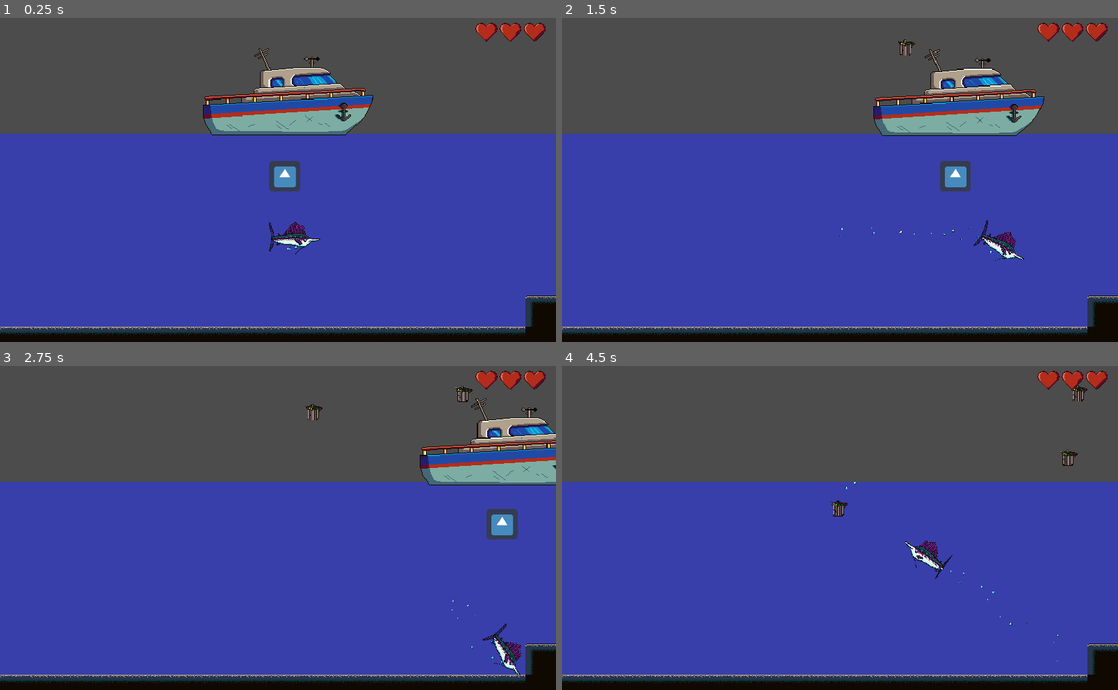
Above: before the commit, frames 1-4 (two rows, left to right).
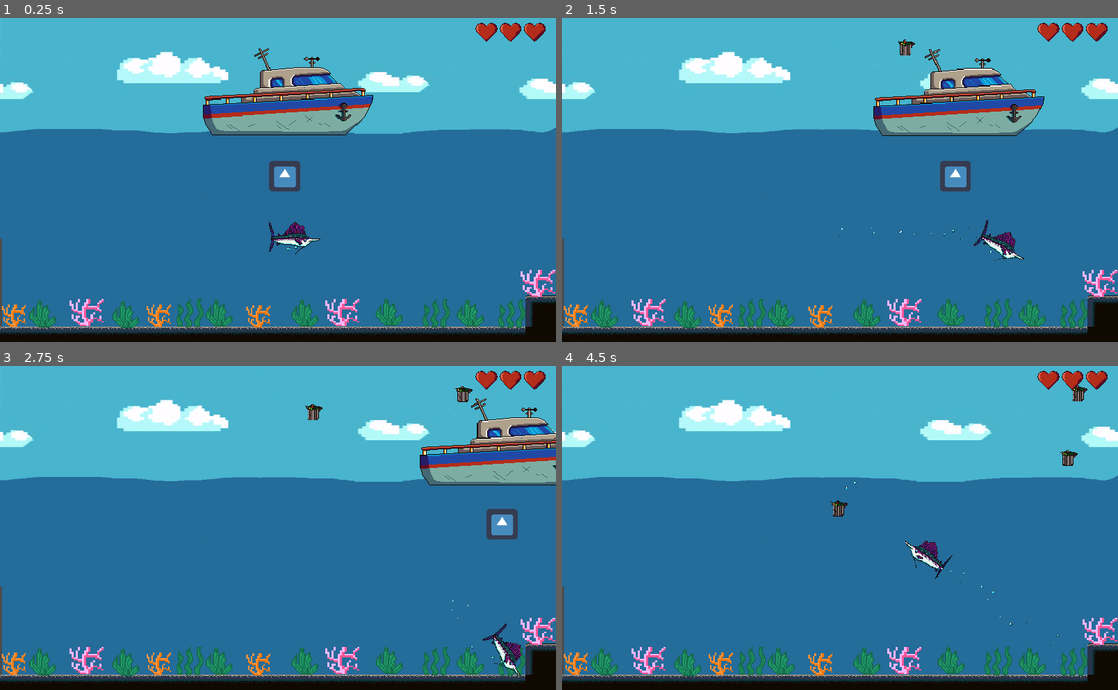
Above: after the commit, the same moments.

Repository: QuetzalSoftIndrustry/OperacionVela
Game: Godot game, scene res://Escenas/Prueba.tscn
Two runs of this game, one before a commit and one after it. Both use one fixed random seed, a clock stepped at 60 frames per second and the inputs below. The engine's default icon, where the game draws it, is replaced by a stand-in: a white triangle on a blue panel in a dark square.
Inputs:
- Up to frame 1 (0.25 s): no input
- Up to frame 2 (1.5 s): tap Enter (ui_accept) at 0.5, 0.77 s; hold D (Derecha) 0.53-1.28 s; hold S (Abajo) from 1.28 s (still down)
- Up to frame 3 (2.75 s): tap Enter (ui_accept) at 1.52 s; release S (Abajo) at 2.03 s; hold D (Derecha) from 2.03 s (still down)
- Up to frame 4 (4.5 s): release D (Derecha) at 2.78 s; hold W (Arriba) 2.78-3.53 s; tap Enter (ui_accept) at 3.02, 3.77 s; hold A (Izquierda) from 3.53 s (still down)

The runs differ from the first frame. In frame 1, 89% of the frame differs, in the area x 0-100%, y 0-96%; in frame 2, 89%; in frame 3, 89%; in frame 4, 94%.

Commit message:
Fondo de juego(talvez no el definitivo y decoracion )

Diff:
--- a/Escenas/Prueba.tscn
+++ b/Escenas/Prueba.tscn
@@ -7,6 +7,11 @@
 [ext_resource path="res://Tilemap/Suelo.tres" type="TileSet" id=5]
 [ext_resource path="res://Sprites/GameOver.png" type="Texture" id=6]
 [ext_resource path="res://Scripts/GameOverCanvasLayer.gd" type="Script" id=7]
+[ext_resource path="res://Sprites/Fondo_Mapa.png" type="Texture" id=8]
+[ext_resource path="res://Sprites/5a239241dd70f69.png" type="Texture" id=9]
+[ext_resource path="res://Sprites/Coral_naranja.png" type="Texture" id=10]
+[ext_resource path="res://Sprites/Alga_2.png" type="Texture" id=11]
+[ext_resource path="res://Sprites/Algal.png" type="Texture" id=12]
 
 [sub_resource type="Animation" id=1]
 resource_name = "GameOverAnimation"
@@ -67,11 +72,27 @@
 script = ExtResource( 3 )
 spr_vidas = ExtResource( 4 )
 
+[node name="Fondo_Mapa" type="Sprite" parent="."]
+position = Vector2( 576.612, 211.968 )
+scale = Vector2( 1.44, 1 )
+texture = ExtResource( 8 )
+
 [node name="fondo_agua" type="ColorRect" parent="."]
-margin_top = 240.0
-margin_right = 1152.0
-margin_bottom = 672.0
-color = Color( 0.223529, 0.25098, 0.67451, 1 )
+margin_left = 5.03967
+margin_top = 383.631
+margin_right = 1157.04
+margin_bottom = 815.631
+rect_scale = Vector2( 1, 0.64 )
+color = Color( 0.145098, 0.427451, 0.607843, 1 )
+__meta__ = {
+"_edit_use_anchors_": false
+}
+
+[node name="Cielo" type="ColorRect" parent="."]
+visible = false
+margin_right = 1148.0
+margin_bottom = 239.0
+color = Color( 0.317647, 0.819608, 0.964706, 1 )
 __meta__ = {
 "_edit_use_anchors_": false
 }
@@ -104,6 +125,8 @@
 modulate = Color( 0.992157, 0.992157, 0.992157, 1 )
 anchor_right = 1.0
 anchor_bottom = 1.0
+margin_top = 8.13889
+margin_bottom = 8.13892
 color = Color( 0, 0, 0, 0 )
 __meta__ = {
 "_edit_use_anchors_": false
@@ -115,10 +138,10 @@
 anchor_top = 0.5
 anchor_right = 0.5
 anchor_bottom = 0.5
-margin_left = -402.083
-margin_top = -183.143
-margin_right = 1043.92
-margin_bottom = 288.857
+margin_left = -405.08
+margin_top = -180.146
+margin_right = 1040.92
+margin_bottom = 291.854
 rect_scale = Vector2( 0.599739, 0.709361 )
 texture = ExtResource( 6 )
 __meta__ = {
@@ -143,3 +166,75 @@
 pause_mode = 2
 anims/GameOverAnimation = SubResource( 1 )
 "anims/Inicio De juego" = SubResource( 2 )
+
+[node name="Coral_naranja" type="Sprite" parent="."]
+position = Vector2( 28.0479, 617.106 )
+scale = Vector2( 0.399996, 0.360001 )
+texture = ExtResource( 10 )
+
+[node name="Coral_naranja3" type="Sprite" parent="."]
+position = Vector2( 328.067, 617.106 )
+scale = Vector2( 0.399996, 0.360001 )
+texture = ExtResource( 10 )
+
+[node name="Coral_naranja2" type="Sprite" parent="."]
+position = Vector2( 534.808, 619.225 )
+scale = Vector2( 0.399996, 0.360001 )
+texture = ExtResource( 10 )
+
+[node name="5a239241dd70f69" type="Sprite" parent="."]
+position = Vector2( 1114.4, 550.56 )
+scale = Vector2( 0.0591934, 0.0471422 )
+texture = ExtResource( 9 )
+
+[node name="5a239241dd70f70" type="Sprite" parent="."]
+position = Vector2( 178.947, 610.832 )
+scale = Vector2( 0.0591934, 0.0471422 )
+texture = ExtResource( 9 )
+
+[node name="5a239241dd70f71" type="Sprite" parent="."]
+position = Vector2( 709.139, 610.832 )
+scale = Vector2( 0.0591934, 0.0471422 )
+texture = ExtResource( 9 )
+
+[node name="Algal" type="Sprite" parent="."]
+position = Vector2( 95.3741, 604.536 )
+scale = Vector2( 1.4627, 1.23855 )
+texture = ExtResource( 12 )
+
+[node name="Algal2" type="Sprite" parent="."]
+position = Vector2( 813.688, 601.361 )
+scale = Vector2( 1.4627, 1.23855 )
+texture = ExtResource( 12 )
+
+[node name="Algal6" type="Sprite" parent="."]
+position = Vector2( 981.952, 602.949 )
+scale = Vector2( 1.4627, 1.23855 )
+texture = ExtResource( 12 )
+
+[node name="Algal5" type="Sprite" parent="."]
+position = Vector2( 639.073, 602.949 )
+scale = Vector2( 1.4627, 1.23855 )
+texture = ExtResource( 12 )
+
+[node name="Algal4" type="Sprite" parent="."]
+position = Vector2( 461.284, 602.949 )
+scale = Vector2( 1.4627, 1.23855 )
+texture = ExtResource( 12 )
+
+[node name="Algal3" type="Sprite" parent="."]
+position = Vector2( 267.804, 606.124 )
+scale = Vector2( 1.4627, 1.23855 )
+texture = ExtResource( 12 )
+
+[node name="Alga_4" type="Sprite" parent="."]
+position = Vector2( 397.279, 614.122 )
+texture = ExtResource( 11 )
+
+[node name="Alga_5" type="Sprite" parent="."]
+position = Vector2( 1063.99, 615.709 )
+texture = ExtResource( 11 )
+
+[node name="Alga_3" type="Sprite" parent="."]
+position = Vector2( 907.284, 614.449 )
+texture = ExtResource( 11 )
Not shown: 1 places in Escenas/Prueba.tscn that only renumber resources
Binary file added: Sprites/5a239241dd70f69.png
Not shown, added: Sprites/5a239241dd70f69.png.import
Binary file added: Sprites/Alga_2.png
Not shown, added: Sprites/Alga_2.png.import
Binary file added: Sprites/Algal.png
Not shown, added: Sprites/Algal.png.import
Binary file added: Sprites/Coral_naranja.png
Not shown, added: Sprites/Coral_naranja.png.import
Binary file added: Sprites/Fondo_Mapa.png
Not shown, added: Sprites/Fondo_Mapa.png.import
Binary file added: Sprites/realista-mar-profundo-agua-banFondo_del_JUEGO.jpg
(and 1 more such lines)
